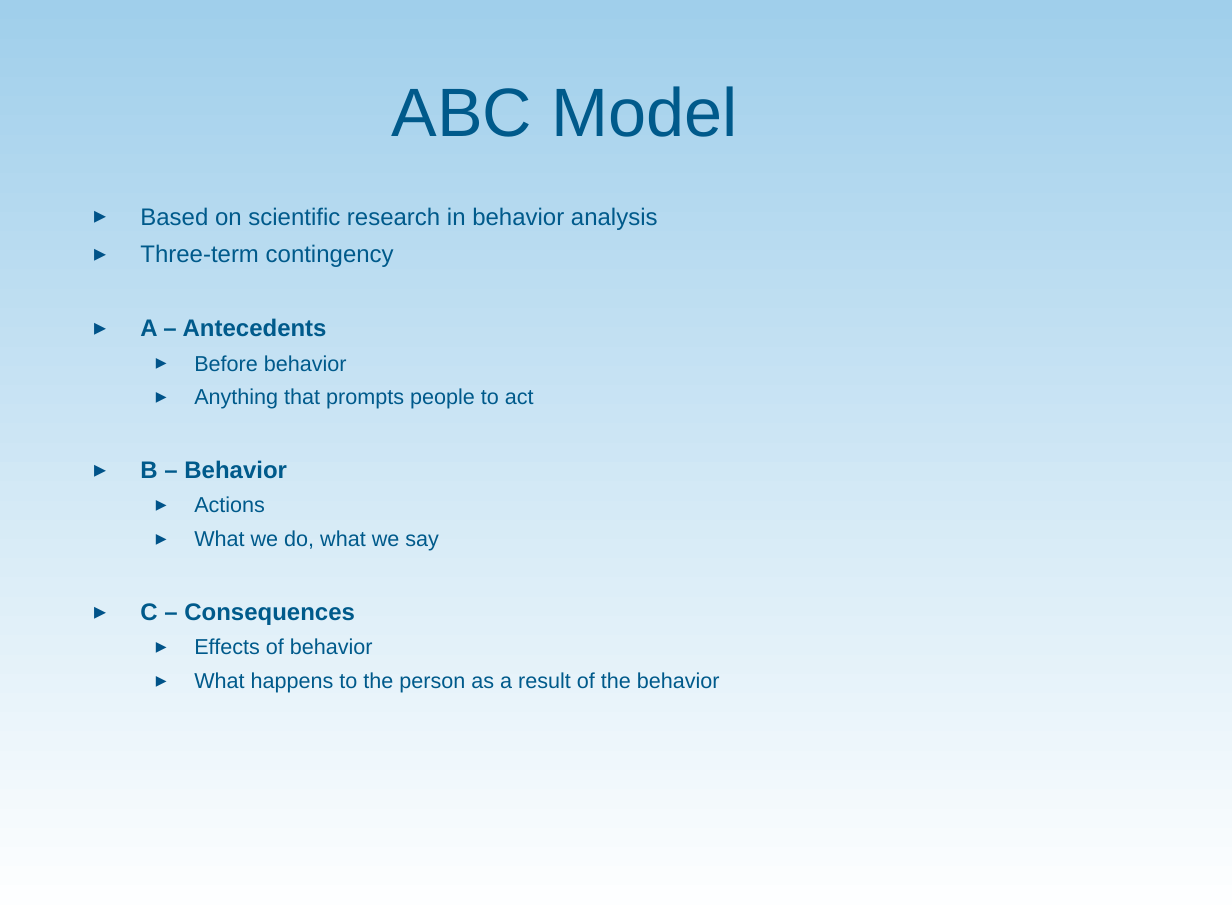
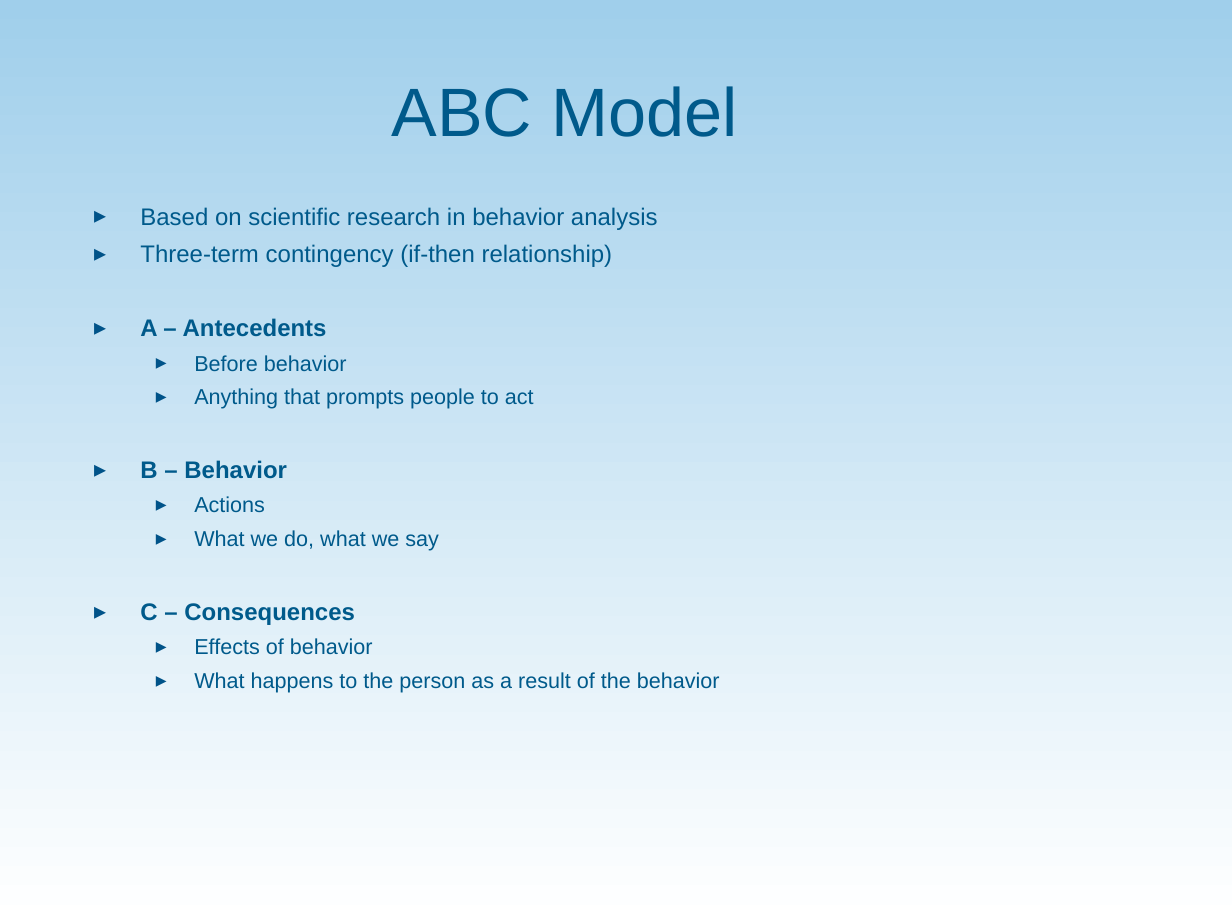
Before and after one commit to communityinclusion/vrsummit.org, a slide deck: slide 19 of assets/PP_Performance_Management_Behavioral_Perspective.ppt (slide 12 before the commit). Drawn at 1232x924 pixels with LibreOffice and Linux fonts; fonts in the diff are those of the drawing; background and template pictures are left out. Boxes give left, top, right and bottom in pixels: in the first picture for what was removed or moved away, otherwise in the second. Text is boxed around its words. In the diff, an @@ line names an element or a change of style, - is before the commit and + after.

```diff
--- a/assets/PP_Performance_Management_Behavioral_Perspective.ppt
+++ b/assets/PP_Performance_Management_Behavioral_Perspective.ppt
@@ text at bbox=[140, 244, 613, 267]: text changed @@
-▸ Three-term contingency
+▸ Three-term contingency (if-then relationship)
```
Also in this commit, not shown: 12 other slides changed, 7 slides added.
